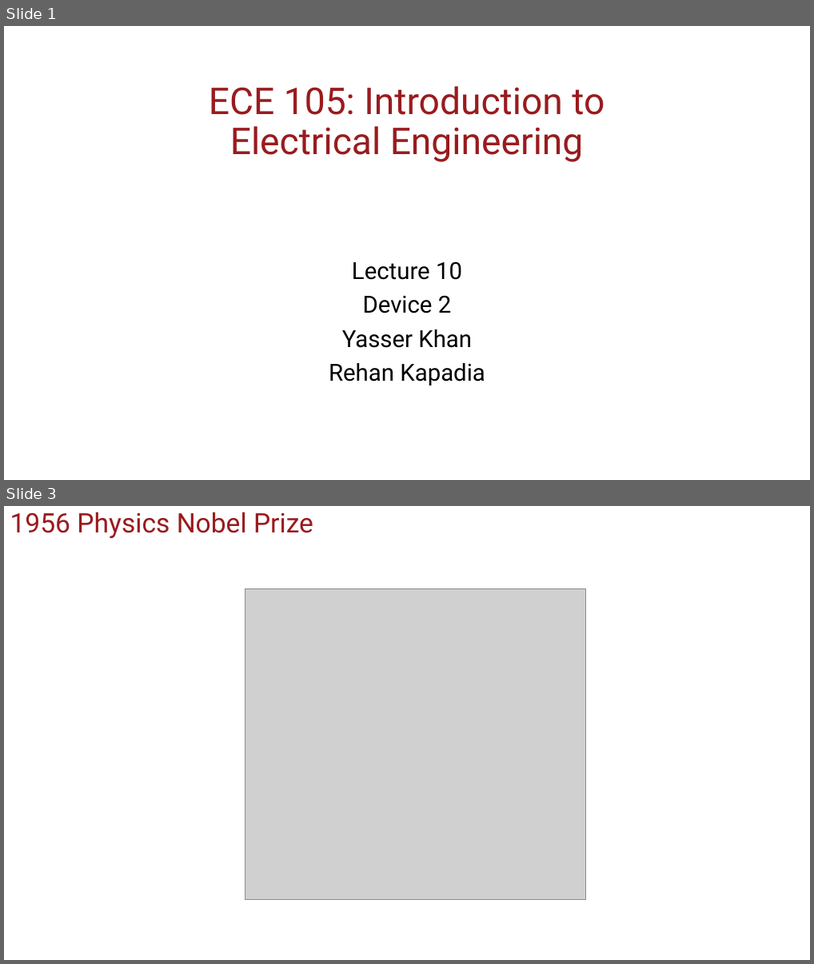
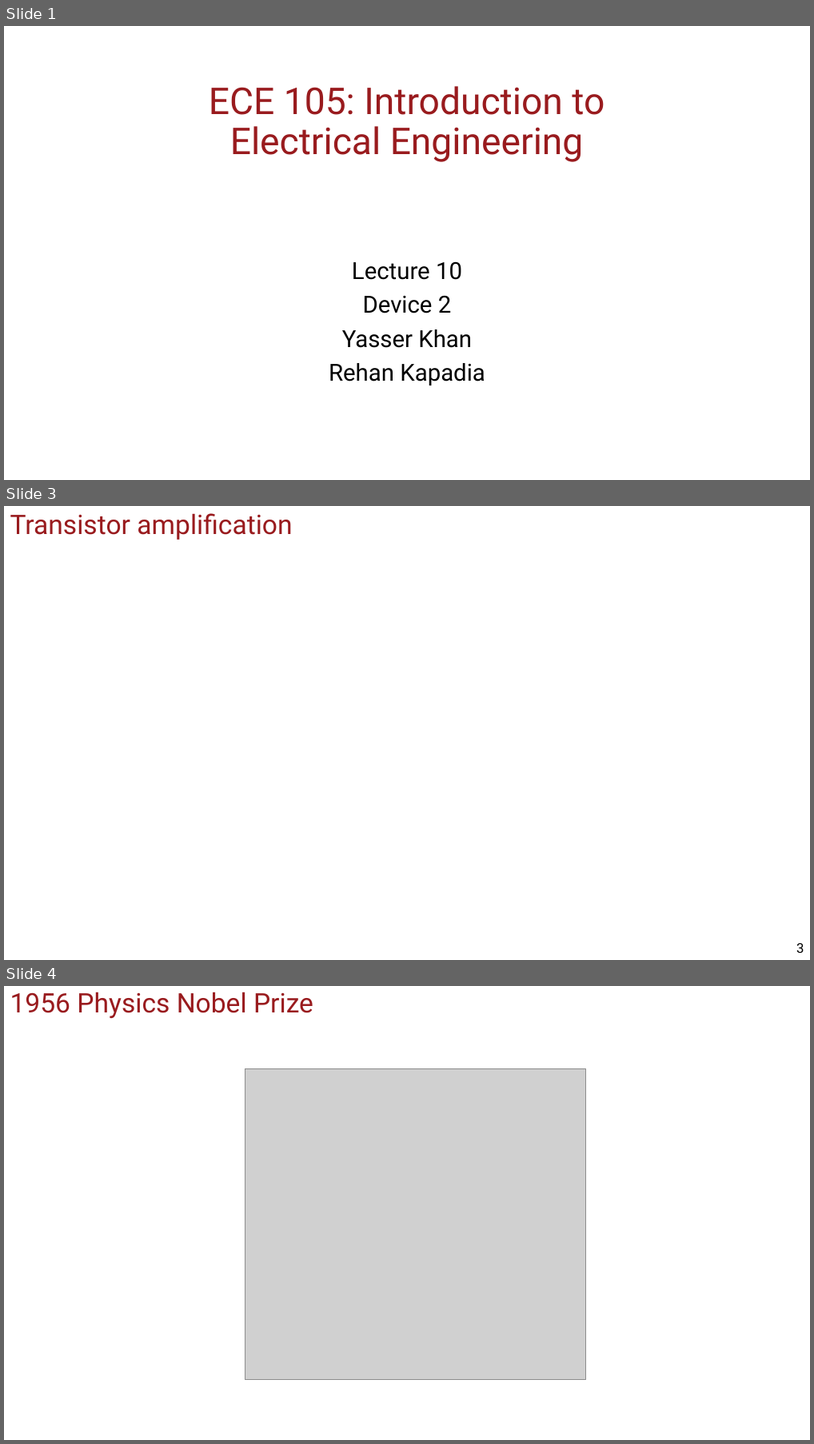
Before and after one commit to uscee105/ee105, a slide deck: assets/module-2-device/mod-2-lecture-10-devices-2.pptx. Shown one above the other, each under a label of ours: slides 1 and 3 before the commit, slides 1, 3 and 4 after it; the slides between them are not shown. The pictures are 814x964 and 814x1444 pixels, drawn with LibreOffice and Linux fonts; fonts in the diff are those of the drawing; grey boxes stand for pictures; background and template pictures are left out. Boxes give left, top, right and bottom in pixels: in the first picture for what was removed or moved away, otherwise in the second. Text is boxed around its words. In the diff, an @@ line names an element or a change of style, - is before the commit and + after.

```diff
--- a/assets/module-2-device/mod-2-lecture-10-devices-2.pptx
+++ b/assets/module-2-device/mod-2-lecture-10-devices-2.pptx
@@ slide 3 added at box(4, 506, 810, 960), background #FFFFFF @@
@@ title added at box(10, 513, 292, 540), 32 pt, text #991B1E @@
+Transistor amplification
@@ page number added at box(797, 943, 804, 952), 16 pt, text #000000 @@
+3
@@ what was slide 3 is now slide 4 @@
```
Also in this commit, not shown: 2 slides changed, 5 other slides added, 2 slides removed, 2 other files.
